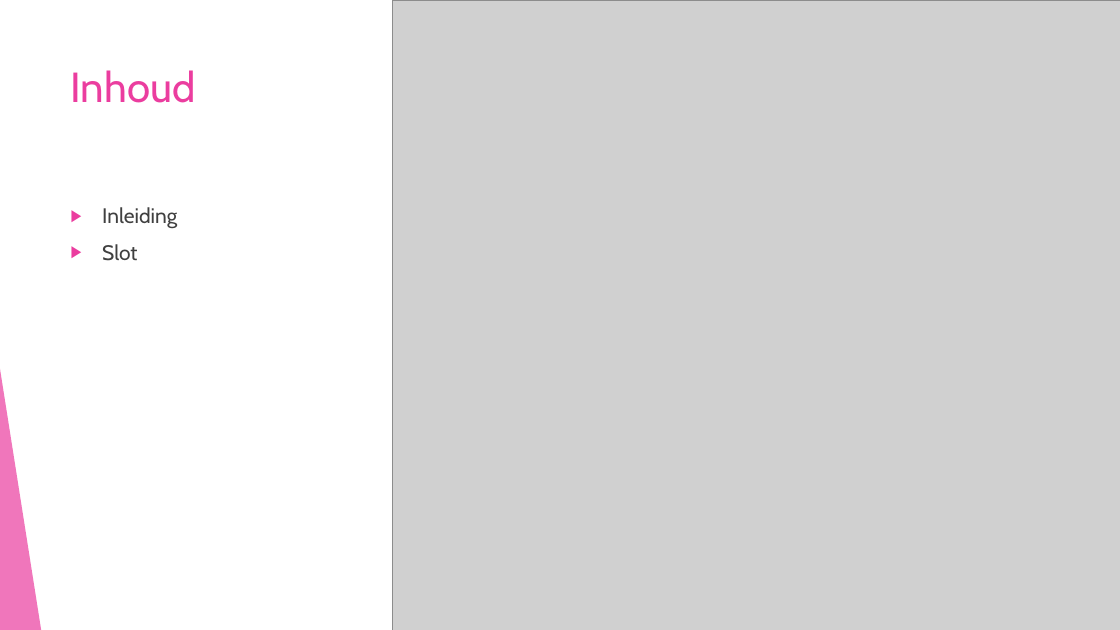
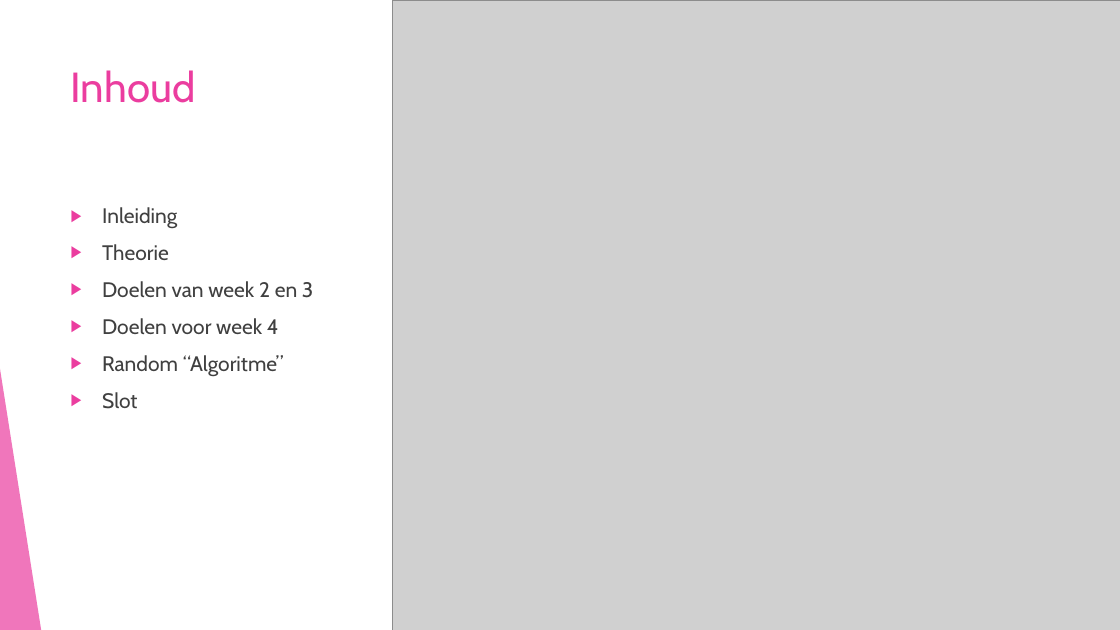
Before and after one commit to corne12345/Lekker-oke-, a slide deck: slide 2 of powerpoints/Amstelhaege PP 2.pptx. Drawn at 1120x630 pixels with LibreOffice and Linux fonts; fonts in the diff are those of the drawing; grey boxes stand for pictures. Boxes give left, top, right and bottom in pixels: in the first picture for what was removed or moved away, otherwise in the second. Text is boxed around its words. In the diff, an @@ line names an element or a change of style, - is before the commit and + after.

```diff
--- a/powerpoints/Amstelhaege PP 2.pptx
+++ b/powerpoints/Amstelhaege PP 2.pptx
@@ text at box(102, 244, 313, 376): paragraphs added @@
+▶ Theorie
+▶ Doelen van week 2 en 3
+▶ Doelen voor week 4
+▶ Random “Algoritme”
```
Also in this commit, not shown: 4 other slides changed, 6 slides added, 2 slides removed.
